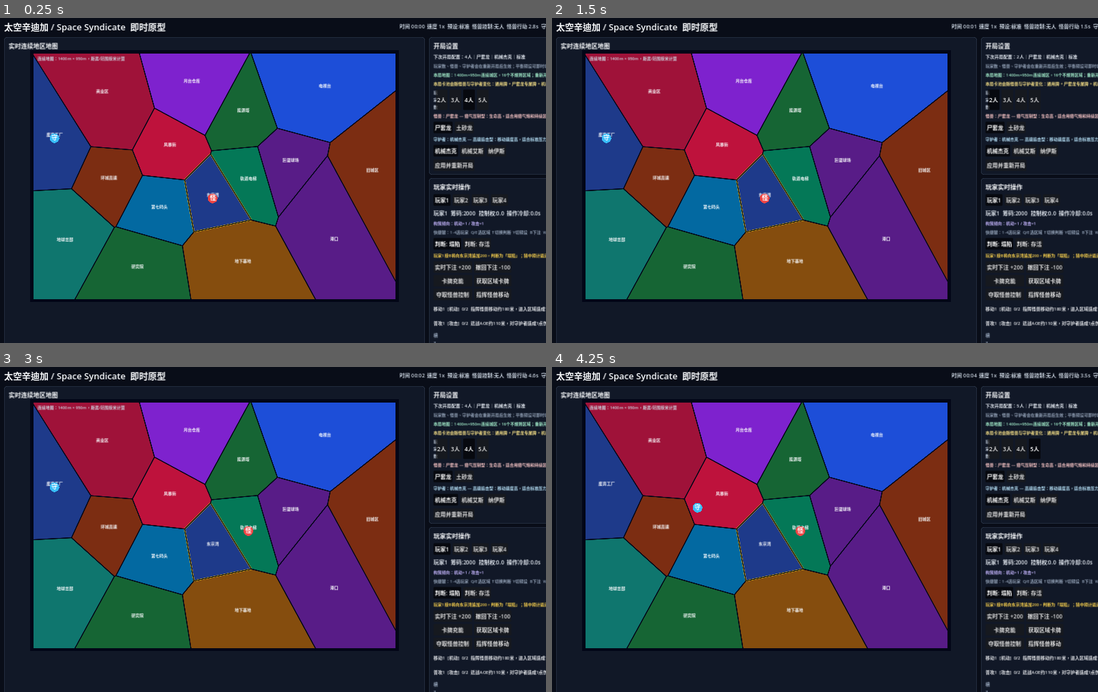
Above: before the commit, frames 1-4 (two rows, left to right).
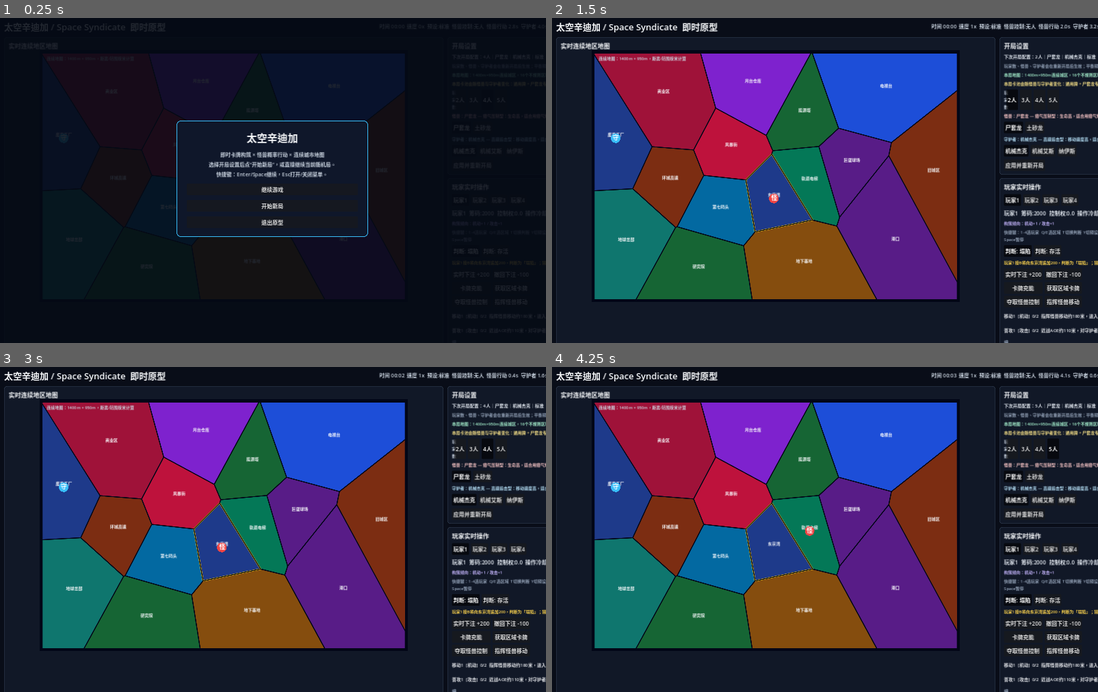
Above: after the commit, the same moments.

Repository: zhuyeyang979-glitch/space-syndicate
Game: Godot game, scene res://scenes/main.tscn
Two runs of this game, one before a commit and one after it. Both use one fixed random seed, a clock stepped at 60 frames per second and the inputs below.
Inputs (mouse positions are in pixels of both pictures, inside the frame that each line leads up to):
- Up to frame 1 (0.25 s): no input
- Up to frame 2 (1.5 s): click (825, 190) at 0.5 s, where only the run after the commit has a clickable "继续游戏"; click "2人" at 1.25 s
- Up to frame 3 (3 s): click "3人" at 2 s; click "4人" at 2.75 s
- Up to frame 4 (4.25 s): click "5人" at 3.5 s

The runs differ from the first frame. In frame 1, 55% of the frame differs, in the area x 0-100%, y 1-100%; in frame 2, 17%; in frame 3, 17%; in frame 4, 17%.

Commit message:
Add main menu and build cards

Diff:
--- a/scripts/main.gd
+++ b/scripts/main.gd
@@ -148,6 +148,11 @@
 	"舆论操控1": {"cost": 3, "kind": "panic_shift", "panic": 30, "damage": 0, "move": 0, "range": 0, "tags": ["热度", "引导"], "text": "选中区域热度+30，立刻提高怪兽和新闻事件对该区的关注。"},
 	"控制电波1": {"cost": 3, "kind": "control_gain", "control": 3.0, "damage": 0, "move": 0, "range": 0, "tags": ["控制", "节奏"], "text": "立即获得3点怪兽控制权，更容易接管下一次实时移动。"},
 	"过载充能1": {"cost": 4, "kind": "charge_other", "charge_amount": 1, "damage": 0, "move": 0, "range": 0, "tags": ["构筑", "充能"], "text": "除自身外，所有已装备卡牌立即+1充能。"},
+	"地下融资1": {"cost": 3, "kind": "cash_gain", "cash": 450, "damage": 0, "move": 0.0, "range": 0.0, "tags": ["经济", "续航"], "text": "立即获得450筹码，适合高费卡组提前转动。"},
+	"热搜推送1": {"cost": 4, "kind": "panic_shift", "panic": 45, "damage": 0, "move": 0.0, "range": 0.0, "tags": ["热度", "引导"], "text": "选中区域热度+45，把怪兽概率目标和新闻事件都往这里拽。"},
+	"资本诱饵1": {"cost": 4, "kind": "market_boost", "market_amount": 350, "panic": 8, "damage": 0, "move": 0.0, "range": 0.0, "tags": ["市场", "经济"], "text": "选中区域奖金+350、热度+8，用高奖池制造路线诱饵。"},
+	"远程挑衅1": {"cost": 2, "kind": "control_gain", "control": 2.0, "damage": 0, "move": 0.0, "range": 0.0, "tags": ["控制", "低费"], "text": "立即获得2点怪兽控制权，是低费控制构筑的润滑牌。"},
+	"连锁过载1": {"cost": 6, "kind": "charge_other", "charge_amount": 2, "damage": 0, "move": 0.0, "range": 0.0, "tags": ["构筑", "爆发"], "text": "除自身外，所有已装备卡牌立即+2充能，用于一轮内连锁打出。"},
 	"移动1": {"cost": 2, "kind": "move", "damage": 0, "move": 180.0, "range": 0.0, "text": "指挥怪兽移动约180米，进入区域造成1点区域伤害。"},
 	"移动2": {"cost": 4, "kind": "move", "damage": 0, "move": 280.0, "range": 0.0, "text": "指挥怪兽最多移动约280米。"},
 	"普攻1": {"cost": 2, "kind": "attack", "damage": 1, "move": 0.0, "range": 110.0, "text": "近战AOE约110米，对守护者造成1点伤害。"},
@@ -156,6 +161,8 @@
 	"区域破坏1": {"cost": 2, "kind": "area_damage", "damage": 1, "move": 0.0, "range": 180.0, "text": "对180米内区域造成1点区域伤害。"},
 	"区域破坏2": {"cost": 5, "kind": "area_damage", "damage": 2, "move": 0.0, "range": 180.0, "tags": ["破坏", "升级"], "text": "对180米内区域造成2点伤害，作为区域破坏升级牌。"},
 	"区域破坏3": {"cost": 8, "kind": "area_damage", "damage": 3, "move": 0.0, "range": 300.0, "tags": ["破坏", "终端"], "text": "对300米内区域造成3点伤害，适合终结高价值区域。"},
+	"破碎地脉1": {"cost": 4, "kind": "area_damage", "damage": 1, "move": 0.0, "range": 260.0, "tags": ["破坏", "AOE"], "text": "对260米内区域造成1点伤害，兼顾范围与费用。"},
+	"远距破坏1": {"cost": 5, "kind": "area_damage", "damage": 1, "move": 0.0, "range": 420.0, "tags": ["破坏", "远程"], "text": "对420米内区域造成1点伤害，适合不想贴近目标的路线。"},
 	"飞行1": {"cost": 3, "kind": "fly", "damage": 0, "move": 650.0, "range": 0.0, "text": "飞行突进最多650米。"},
 	"飞行2": {"cost": 6, "kind": "fly", "damage": 0, "move": 760.0, "range": 0.0, "text": "飞行突进最多760米，冷却更长但更适合后期牌池。"},
 	"龙车1": {"cost": 3, "kind": "charge_attack", "damage": 3, "move": 320.0, "range": 110.0, "text": "向守护者冲刺320米，并在110米近战圈造成3点伤害。"},
@@ -164,6 +171,7 @@
 	"甩尾1": {"cost": 2, "kind": "attack", "damage": 2, "move": 0.0, "range": 130.0, "text": "130米尾击AOE造成2点伤害，抽象为击退。"},
 	"甩尾2": {"cost": 4, "kind": "attack", "damage": 2, "move": 0.0, "range": 160.0, "text": "160米尾击AOE造成2点伤害，作为甩尾升级牌。"},
 	"装甲再生1": {"cost": 3, "kind": "armor_gain", "armor": 3, "damage": 0, "move": 0, "range": 0, "tags": ["防御", "续航"], "text": "怪兽立即获得3点护甲，抵消后续守护者伤害。"},
+	"装甲再生2": {"cost": 6, "kind": "armor_gain", "armor": 7, "damage": 0, "move": 0.0, "range": 0.0, "tags": ["防御", "升级"], "text": "怪兽立即获得7点护甲，支撑高压路线继续推进。"},
 	"瘴气炮1": {"cost": 4, "kind": "miasma_shot", "damage": 1, "move": 0.0, "range": 420.0, "text": "420米远程瘴气炮造成1点伤害，并在选中区域留下瘴气。"},
 	"瘴气爆发1": {"cost": 4, "kind": "miasma_bloom", "damage": 0, "move": 0.0, "range": 220.0, "miasma_count": 3, "text": "在选中区域220米AOE内散布至多3枚瘴气。"},
 	"瘴气爆发2": {"cost": 6, "kind": "miasma_bloom", "damage": 0, "move": 0.0, "range": 260.0, "miasma_count": 5, "tags": ["瘴气", "升级"], "text": "在选中区域260米AOE内散布至多5枚瘴气，作为瘴气爆发升级牌。"},
@@ -199,6 +207,7 @@
 	"飞行",
 	"龙车",
 	"甩尾",
+	"装甲再生",
 	"瘴气爆发",
 	"瘴气回收",
 	"咆哮",
@@ -215,35 +224,51 @@
 	"黑幕2",
 	"黑幕3",
 	"空投筹码1",
+	"地下融资1",
 	"舆论操控1",
+	"热搜推送1",
 	"控制电波1",
+	"远程挑衅1",
 	"过载充能1",
+	"连锁过载1",
+	"资本诱饵1",
 	"移动2",
 	"普攻2",
 	"普攻3",
 	"区域破坏1",
 	"区域破坏2",
 	"区域破坏3",
+	"破碎地脉1",
+	"远距破坏1",
 	"飞行1",
 	"装甲再生1",
+	"装甲再生2",
 ]
 
 const MARKET_SKILLS := [
 	"赌怪1",
 	"黑幕1",
 	"空投筹码1",
+	"地下融资1",
 	"舆论操控1",
+	"热搜推送1",
 	"控制电波1",
+	"远程挑衅1",
 	"过载充能1",
+	"连锁过载1",
+	"资本诱饵1",
 	"移动2",
 	"普攻2",
 	"普攻3",
 	"区域破坏1",
 	"区域破坏2",
+	"破碎地脉1",
+	"远距破坏1",
 	"飞行1",
 	"龙车1",
 	"甩尾1",
 	"装甲再生1",
+	"装甲再生2",
 	"瘴气炮1",
 	"地底潜行1",
 ]
@@ -354,12 +379,18 @@
 var market_box: VBoxContainer
 var combat_box: VBoxContainer
 var log_view: RichTextLabel
+var menu_overlay: Control
+var menu_title_label: Label
+var menu_body_label: Label
+var menu_continue_button: Button
+var speed_before_menu := 1.0
 
 
 func _ready() -> void:
 	rng.randomize()
 	_build_layout()
 	_new_game()
+	_open_main_menu()
 
 
 func _process(delta: float) -> void:
@@ -399,6 +430,17 @@
 		return
 	var key_event := event as InputEventKey
 	if not key_event.pressed or key_event.echo:
+		return
+
+	if key_event.keycode == KEY_ESCAPE:
+		if menu_overlay != null and menu_overlay.visible:
+			_close_menu()
+		else:
+			_open_pause_menu()
+		return
+	if menu_overlay != null and menu_overlay.visible:
+		if key_event.keycode == KEY_ENTER or key_event.keycode == KEY_SPACE:
+			_close_menu()
 		return
 
 	match key_event.keycode:
@@ -482,6 +524,11 @@
 	reset_button.pressed.connect(Callable(self, "_new_game"))
 	header.add_child(reset_button)
 
+	var menu_button := Button.new()
+	menu_button.text = "菜单"
+	menu_button.pressed.connect(Callable(self, "_open_pause_menu"))
+	header.add_child(menu_button)
+
 	var body := HBoxContainer.new()
 	body.size_flags_vertical = Control.SIZE_EXPAND_FILL
 	body.add_theme_constant_override("separation", 12)
@@ -530,6 +577,120 @@
 	log_view.scroll_following = true
 	log_view.size_flags_vertical = Control.SIZE_EXPAND_FILL
 	log_panel.add_child(log_view)
+
+	_build_menu_overlay()
+
+
+func _build_menu_overlay() -> void:
+	var shade := ColorRect.new()
+	shade.color = Color(0.02, 0.04, 0.08, 0.88)
+	shade.set_anchors_preset(Control.PRESET_FULL_RECT)
+	shade.mouse_filter = Control.MOUSE_FILTER_STOP
+	shade.visible = false
+	menu_overlay = shade
+	add_child(shade)
+
+	var center := CenterContainer.new()
+	center.set_anchors_preset(Control.PRESET_FULL_RECT)
+	shade.add_child(center)
+
+	var panel := PanelContainer.new()
+	panel.custom_minimum_size = Vector2(560, 0)
+	var style := StyleBoxFlat.new()
+	style.bg_color = Color("#0f172a")
+	style.border_color = Color("#38bdf8")
+	style.set_border_width_all(2)
+	style.set_corner_radius_all(12)
+	panel.add_theme_stylebox_override("panel", style)
+	center.add_child(panel)
+
+	var margin := MarginContainer.new()
+	margin.add_theme_constant_override("margin_left", 28)
+	margin.add_theme_constant_override("margin_top", 24)
+	margin.add_theme_constant_override("margin_right", 28)
+	margin.add_theme_constant_override("margin_bottom", 24)
+	panel.add_child(margin)
+
+	var box := VBoxContainer.new()
+	box.add_theme_constant_override("separation", 14)
+	margin.add_child(box)
+
+	menu_title_label = Label.new()
+	menu_title_label.text = "Space Syndicate"
+	menu_title_label.horizontal_alignment = HORIZONTAL_ALIGNMENT_CENTER
+	menu_title_label.add_theme_font_size_override("font_size", 30)
+	menu_title_label.add_theme_color_override("font_color", Color("#f8fafc"))
+	box.add_child(menu_title_label)
+
+	menu_body_label = Label.new()
+	menu_body_label.autowrap_mode = TextServer.AUTOWRAP_WORD_SMART
+	menu_body_label.horizontal_alignment = HORIZONTAL_ALIGNMENT_CENTER
+	menu_body_label.add_theme_font_size_override("font_size", 15)
+	menu_body_label.add_theme_color_override("font_color", Color("#cbd5e1"))
+	box.add_child(menu_body_label)
+
+	menu_continue_button = Button.new()
+	menu_continue_button.text = "继续游戏"
+	menu_continue_button.pressed.connect(Callable(self, "_close_menu"))
+	box.add_child(menu_continue_button)
+
+	var new_run_button := Button.new()
+	new_run_button.text = "开始新局"
+	new_run_button.pressed.connect(Callable(self, "_start_new_run_from_menu"))
+	box.add_child(new_run_button)
+
+	var quit_button := Button.new()
+	quit_button.text = "退出原型"
+	quit_button.pressed.connect(Callable(self, "_quit_game"))
+	box.add_child(quit_button)
+
+
+func _open_main_menu() -> void:
+	_show_menu(
+		"太空辛迪加",
+		"即时卡牌构筑 × 怪兽概率行动 × 连续城市地图\n选择开局设置后点“开始新局”，或直接继续当前随机局。\n快捷键：Enter/Space继续，Esc打开/关闭菜单。",
+		true
+	)
+
+
+func _open_pause_menu() -> void:
+	_show_menu(
+		"暂停菜单",
+		"游戏已暂停。你可以继续当前局、按当前设置重新开局，或退出原型。\n卡牌会即时打出即时结算；移动、范围和AOE都按米计算。",
+		not game_over
+	)
+
+
+func _show_menu(title_text: String, body_text: String, can_continue: bool) -> void:
+	if menu_overlay == null:
+		return
+	if time_scale > 0.0:
+		speed_before_menu = time_scale
+	time_scale = 0.0
+	menu_title_label.text = title_text
+	menu_body_label.text = body_text
+	menu_continue_button.disabled = not can_continue
+	menu_overlay.visible = true
+	_refresh_ui()
+
+
+func _close_menu() -> void:
+	if menu_overlay == null:
+		return
+	menu_overlay.visible = false
+	if not game_over:
+		time_scale = max(1.0, speed_before_menu)
+	_refresh_ui()
+
+
+func _start_new_run_from_menu() -> void:
+	_new_game()
+	speed_before_menu = 1.0
+	_close_menu()
+
+
+func _quit_game() -> void:
+	get_tree().quit()
 
 
 func _add_panel(parent: Container, title_text: String) -> VBoxContainer:
Not shown, changed: README.md
Not shown, changed: docs/prototype_scope.md
